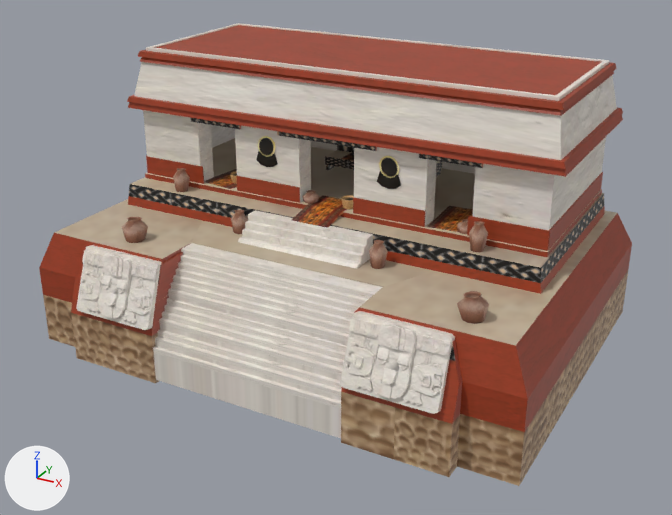
A saved change to the COLLADA model art/meshes/structural/elmirador_cc.dae.
Before and after are seen from a 50 mm lens placed at (23.8, -44.1, 23.1), pointed at (0.1, -0.9, 1.5). Lighting does not change. The marker at lower left points along +X, +Y and +Z. Where no turn or scale is listed for an object, it has been applied to the vertices. Vertices at the same position are counted once.

In view in the first picture: 'Cubo_000_001_002_001_001_001_001_003_001_001_001_001'.
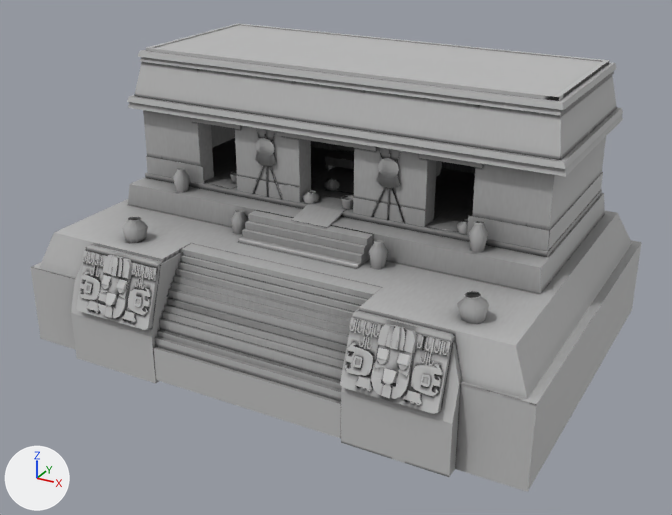
Where the newer file only moved an object's origin or applied its transform, the numbers keep the older frame.

Location of each change, (x1, y1, x2, y2) in pixels of the pictures (672 x 515 px):
```json
{"object": "Cubo_000_001_002_001_001_001_001_003_001_001_001_001", "change": "surface changed, reshaped", "before": [39, 23, 632, 486], "after": [30, 23, 642, 492]}
{"part": 1, "of": "me_cubo_001", "change": "added", "after": [376, 158, 400, 188]}
{"part": 2, "of": "me_cubo_001", "change": "added", "after": [255, 138, 276, 166]}
{"part": 3, "of": "me_cubo_001", "change": "added", "after": [335, 172, 354, 194]}
{"part": 4, "of": "me_cubo_001", "change": "added", "after": [324, 178, 340, 191]}
{"part": 5, "of": "me_cubo_001", "change": "built on", "before": [39, 136, 632, 486], "after": [30, 129, 642, 492]}
{"part": 6, "of": "me_cubo_001", "change": "surface changed", "before": [39, 23, 632, 477], "after": [39, 23, 632, 477]}
```

Scene script edits in JSON lines:
```json
{"op": "add", "block": "img_elmirador_cc_ao_png", "code": ["img_elmirador_cc_ao_png = load_image('elmirador_cc_AO.png', '../../textures/skins/structural/ao/elmirador_cc_AO.png', 1024, 1024, 'sRGB')"]}
{"op": "set", "path": "mat_materiais.texture", "old": "img_mayans_struct_png", "new": "img_elmirador_cc_ao_png"}
{"block": "me_cubo_001", "where": "# used by ob_cubo_000_001_002_001_001_001_001_003_001_001_001_001; location = (0.0, 0.0, 0.37)"}
{"op": "remove", "block": "me_cubo_001", "code": "me_cubo_001.from_pydata(...)  # 3775 vertices, 5956 faces; spans x -14.4..14.4, y -11.1..10.8, z -3.8..12.1"}
{"op": "add", "block": "me_cubo_001", "code": "me_cubo_001.from_pydata(...)  # 4330 vertices, 6888 faces; spans x -14.9..14.9, y -11.1..12.0, z -3.8..12.1"}
{"block": "me_cubo_001", "change": "me_cubo_001 part 1: the loose piece of 39 vertices spanning x 3.1..4.5, y -1.9, z 6.3..8.1 is copied, and the copy is moved by (0.0, -0.1, 0.0); it spans x 3.1..4.5, y -2.0, z 6.4..8.0"}
{"block": "me_cubo_001", "change": "me_cubo_001 part 2: the loose piece of 39 vertices spanning x 3.1..4.5, y -1.9, z 6.3..8.1 is copied, and the copy is moved by (-7.6, -0.1, 0.0); it spans x -4.5..-3.1, y -2.0, z 6.4..8.0"}
{"block": "me_cubo_001", "change": "me_cubo_001 part 3: the loose piece of 17 vertices spanning x 5.9..8.3, y -1.8..1.8, z 4.5 is copied, and the copy is scaled about its middle by (1.47, 1, 1), then moved by (-7.0, 2.6, 0.0); it spans x -1.7..1.9, y 0.8..4.4, z 4.5"}
{"block": "me_cubo_001", "change": "me_cubo_001 part 4: the loose piece of 70 vertices spanning x -1.7..-0.8, y -1.9..-0.9, z 4.3..5.1 is copied, and the copy is moved by (0.0, 2.4, 0.0); it spans x -1.7..-0.8, y 0.5..1.5, z 4.3..5.1"}
{"block": "me_cubo_001", "change": "me_cubo_001 part 5: 10 vertices moved from x -11.4..11.4, y -1.9..10.8, z -3.8..8.1 to x -11.4..11.4, y -1.9..12.0, z -3.8..8.2; 72 vertices removed from x -14.4..14.4, y -9.7..10.3, z -0.9..8.0; 360 vertices added at x -14.9..14.9, y -9.9..10.7, z -3.8..8.7"}
{"block": "me_cubo_001", "change": "me_cubo_001 part 6: 5797 kept faces spanning x -14.4..14.4, y -11.1..12.0, z -3.8..12.1 get new texture (UV) coordinates"}
```
